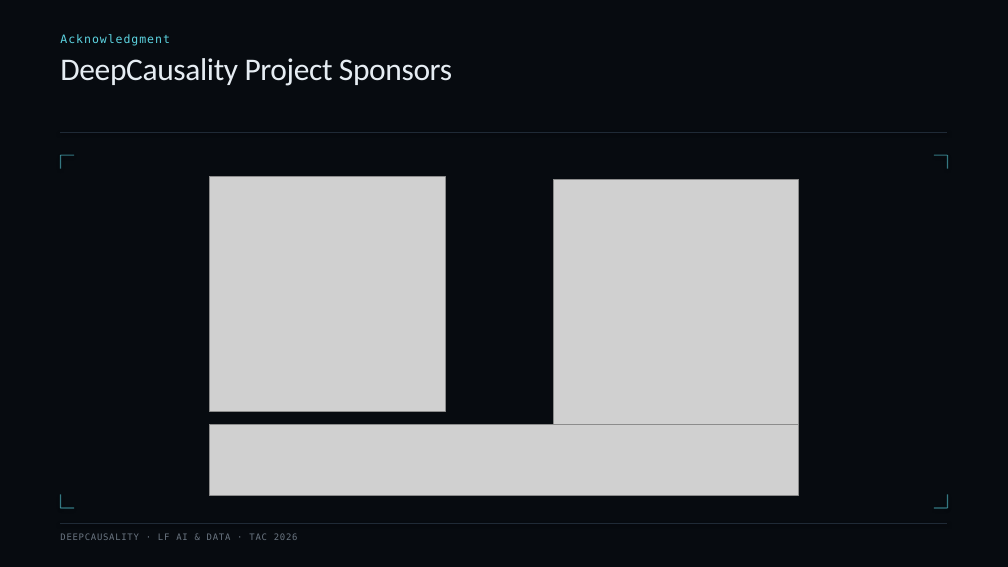
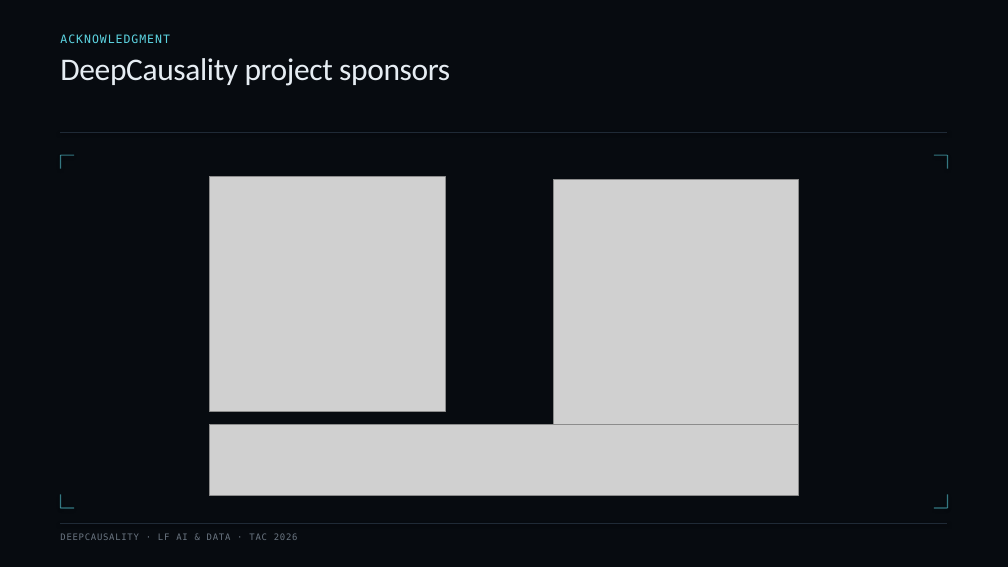
Before and after one commit to deepcausality-rs/deep_causality, a slide deck: slide 2 of docs/LF/slides/LF_2026/DeepCausality_TAC_2026.pptx. Drawn at 1008x567 pixels with LibreOffice and Linux fonts; fonts in the diff are those of the drawing; grey boxes stand for pictures. Boxes give left, top, right and bottom in pixels: in the first picture for what was removed or moved away, otherwise in the second. Text is boxed around its words. In the diff, an @@ line names an element or a change of style, - is before the commit and + after.

```diff
--- a/docs/LF/slides/LF_2026/DeepCausality_TAC_2026.pptx
+++ b/docs/LF/slides/LF_2026/DeepCausality_TAC_2026.pptx
@@ text at (60,34,169,43): text changed @@
-Acknowledgment
+ACKNOWLEDGMENT
@@ text at (60,58,450,86): text changed @@
-DeepCausality Project Sponsors
+DeepCausality project sponsors
```
Also in this commit, not shown: 14 other slides changed, 1 slide added.
